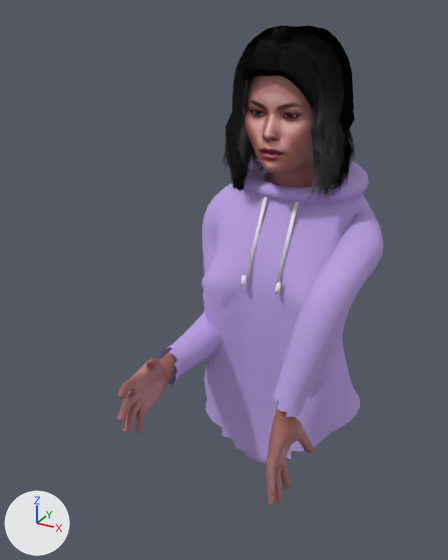
The glTF model public/models/evelym.glb as it was, and as the next commit left it.
The view is the same before and after, from a camera (50 mm lens) standing at (0.434, -1.084, 1.598) and looking at (-0.048, -0.206, 1.159). Arrows for +X, +Y and +Z are at lower left; the lights stay in place. The first picture is the older version. Vertices at exactly the same position are counted once.

Script lines for the objects in view, before the commit:
```python
me_base = bpy.data.meshes.new('base')
me_base.from_pydata(...)  # 7721 vertices, 15336 faces; spans x -0.137..0.159, y -0.468..0.041, z 0.846..1.548
me_base.materials.append(mat_evelym_pele)  # picture img_evelym_pele
me_base_001 = bpy.data.meshes.new('base.001')
me_base_001.from_pydata(...)  # 2555 vertices, 4954 faces; spans x -0.189..0.197, y -0.335..0.1, z 0.691..1.331
me_base_001.materials.append(mat_evelym_female_sportsuit01_001)
me_evelym_cordoes = bpy.data.meshes.new('evelym.cordoes')
me_evelym_cordoes.from_pydata(...)  # 80 vertices, 144 faces; spans x -0.0386..0.0386, y -0.1651..-0.0743, z 1.133..1.28
me_evelym_cordoes.materials.append(mat_evelym_cordao)  # white #f7f6f9
ob_evelym_body = bpy.data.objects.new('evelym.body', me_base)
ob_evelym_body.location = (0.0, 0.0, 0.0)
ob_evelym_cordoes = bpy.data.objects.new('evelym.cordoes', me_evelym_cordoes)
ob_evelym_cordoes.location = (0.0, 0.0, 0.0)
ob_evelym_moletom = bpy.data.objects.new('evelym.moletom', me_base_001)
ob_evelym_moletom.location = (0.0, 0.0, 0.0)
# also in view: 'evelym.cabelo' at (0.0, -0.044, 1.423); 'evelym.capuz' at (0.0, 0.02, 1.238)
```
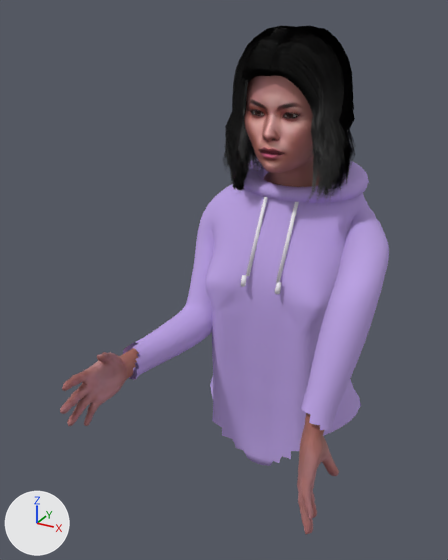
Edits to the bpy script that builds the scene:
```text
Change me_base:
    used by ob_evelym_body; location = (0.0, 0.0, 0.0)
    remove me_base.from_pydata(...)  # 7721 vertices, 15336 faces; spans x -0.137..0.159, y -0.468..0.041, z 0.846..1.548
    add me_base.from_pydata(...)  # 7721 vertices, 15336 faces; spans x -0.2..0.216, y -0.501..0.041, z 0.86..1.548
    me_base part 1: the loose piece of 1676 vertices spanning x -0.137..-0.078, y -0.468..-0.267, z 0.963..1.081 is multiplied about its middle by the matrix ((0.987, 0.162, 0.013), (-0.162, 0.987, -0.023), (-0.017, 0.02, 1.0)), then moved by (-0.069, -0.032, 0.009)
    me_base part 2: the loose piece of 1676 vertices spanning x 0.102..0.159, y -0.383..-0.26, z 0.846..1.046 is multiplied about its middle by the matrix ((0.98, -0.192, -0.053), (0.198, 0.968, 0.153), (0.022, -0.16, 0.987)), then moved by (0.065, -0.036, 0.013)
    other edits to the shape of me_base do not show in these pictures
Change me_base_001:
    used by ob_evelym_moletom; location = (0.0, 0.0, 0.0)
    remove me_base_001.from_pydata(...)  # 2555 vertices, 4954 faces; spans x -0.189..0.197, y -0.335..0.1, z 0.691..1.331
    add me_base_001.from_pydata(...)  # 2555 vertices, 4954 faces; spans x -0.2..0.23, y -0.36..0.1, z 0.691..1.331
    me_base_001 part 3: 730 of 2555 vertices moved; they spanned x -0.189..-0.043, y -0.304..0.069, z 0.825..1.321 and now span x -0.2..-0.043, y -0.336..0.069, z 0.825..1.321; mean shift (-0.016, -0.014, 0.006); largest move (-0.094, -0.301, 0.995) -> (-0.153, -0.335, 1.005)
    me_base_001 part 4: 691 of 2555 vertices moved; they spanned x 0.054..0.197, y -0.335..0.059, z 0.825..1.305 and now span x 0.053..0.23, y -0.36..0.059, z 0.825..1.305; mean shift (0.022, 0.0, 0.001); largest move (0.116, -0.333, 1.023) -> (0.18, -0.36, 1.036)
```

Boxes (x1, y1, x2, y2) around the edits, measured in the pictures (448 x 560 px; the box of a moved part takes in the faces that stretch with it):
'evelym.moletom', reshaped (18% wider)
    before: (157, 167, 383, 465)
    after: (123, 167, 389, 466)
'evelym.body', reshaped (29% wider, 7% taller)
    before: (117, 76, 333, 506)
    after: (60, 76, 339, 535)
part 1 of me_base, moved or reshaped
    before: (117, 352, 175, 434)
    after: (60, 348, 139, 426)
part 2 of me_base, moved or reshaped
    before: (266, 401, 315, 506)
    after: (297, 413, 339, 535)
part 3 of me_base_001, moved or reshaped
    before: (157, 167, 266, 420)
    after: (123, 167, 266, 419)
part 4 of me_base_001, moved or reshaped
    before: (273, 194, 383, 451)
    after: (301, 194, 389, 438)
